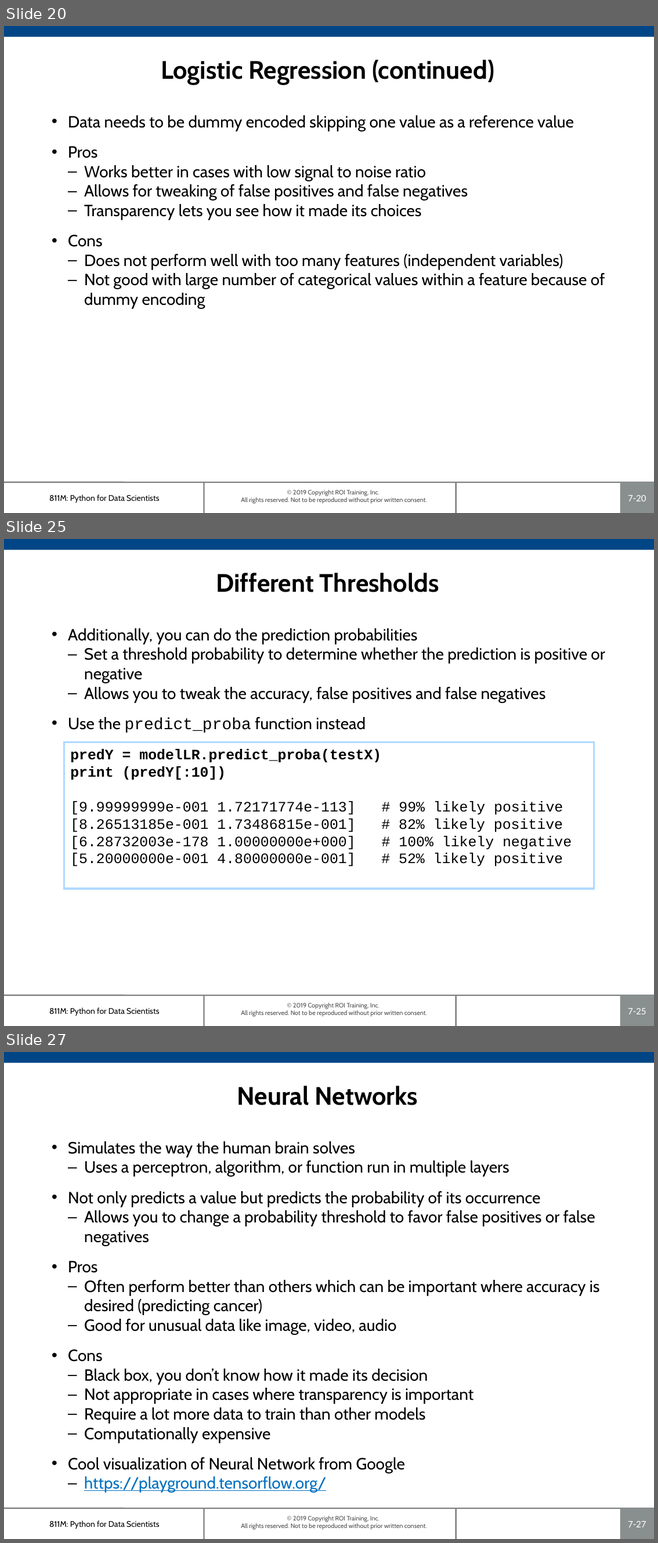
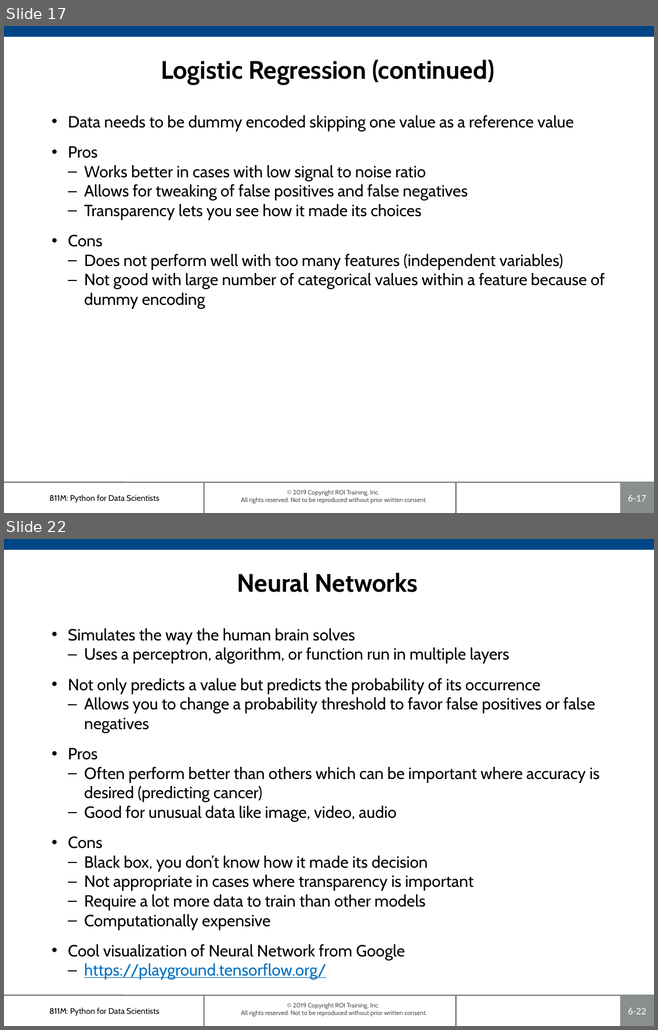
Before and after one commit to roitraining/SparkforDataEngineers, a slide deck: Ch06_ClassificationModels.pptx. Shown one above the other, each under a label of ours: slides 20, 25 and 27 before the commit, slides 17 and 22 after it; the slides between them are not shown. The pictures are 658x1543 and 658x1030 pixels, drawn with LibreOffice and Linux fonts; fonts in the diff are those of the drawing; background and template pictures are left out. Boxes give left, top, right and bottom in pixels: in the first picture for what was removed or moved away, otherwise in the second. Text is boxed around its words. In the diff, an @@ line names an element or a change of style, - is before the commit and + after.

```diff
--- a/Ch06_ClassificationModels.pptx
+++ b/Ch06_ClassificationModels.pptx
@@ slide 25 removed at [4,539,654,1026], background #FFFFFF; not listed: 7 template elements that a slide beside it also shows @@
@@ title removed at [216,573,439,592] @@
-Different Thresholds
@@ text removed at [68,628,604,733] @@
-• Additionally, you can do the prediction probabilities
-  – Set a threshold probability to determine whether the prediction is positive or negative
-  – Allows you to tweak the accuracy, false positives and false negatives
-• Use the predict_proba function instead
@@ rectangle removed at [64,743,594,889] @@
-predY = modelLR.predict_proba(testX)
-print (predY[:10])
-[9.99999999e-001 1.72171774e-113] # 99% likely positive
-[8.26513185e-001 1.73486815e-001] # 82% likely positive
-[6.28732003e-178 1.00000000e+000] # 100% likely negative
-[5.20000000e-001 4.80000000e-001] # 52% likely positive
@@ what was slide 20 is now slide 17 @@
@@ page number at [628,495,645,502]: text changed @@
-7-20
+6-17
@@ what was slide 27 is now slide 22 @@
@@ page number at [628,1008,645,1015]: text changed @@
-7-27
+6-22
```
Also in this commit, not shown: 6 slides changed, 9 slides added, 17 other slides removed, 1 other file.
